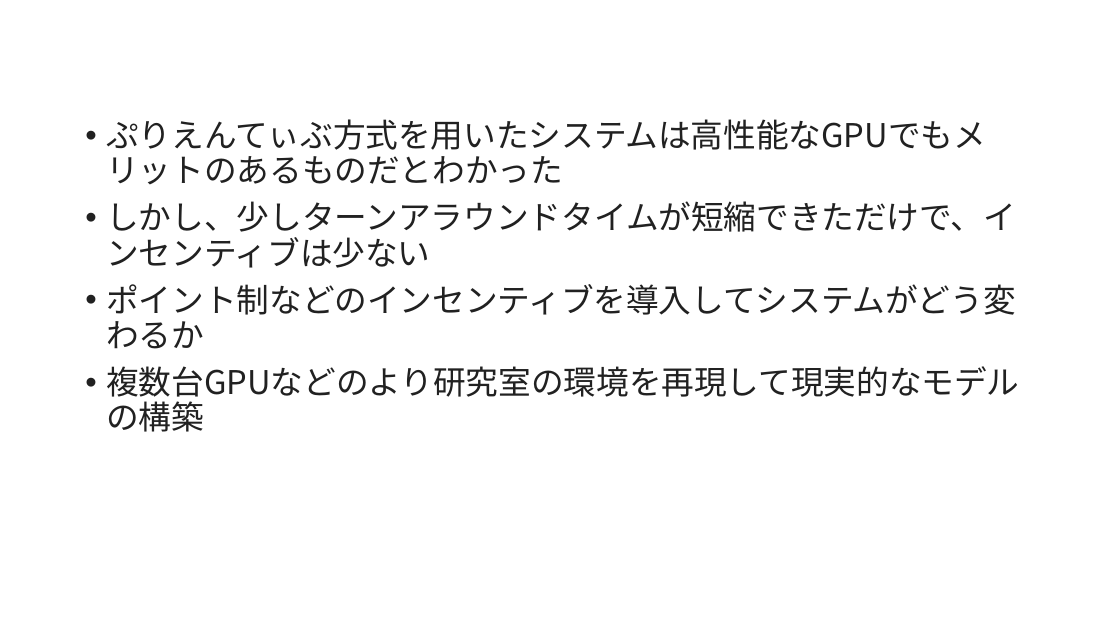
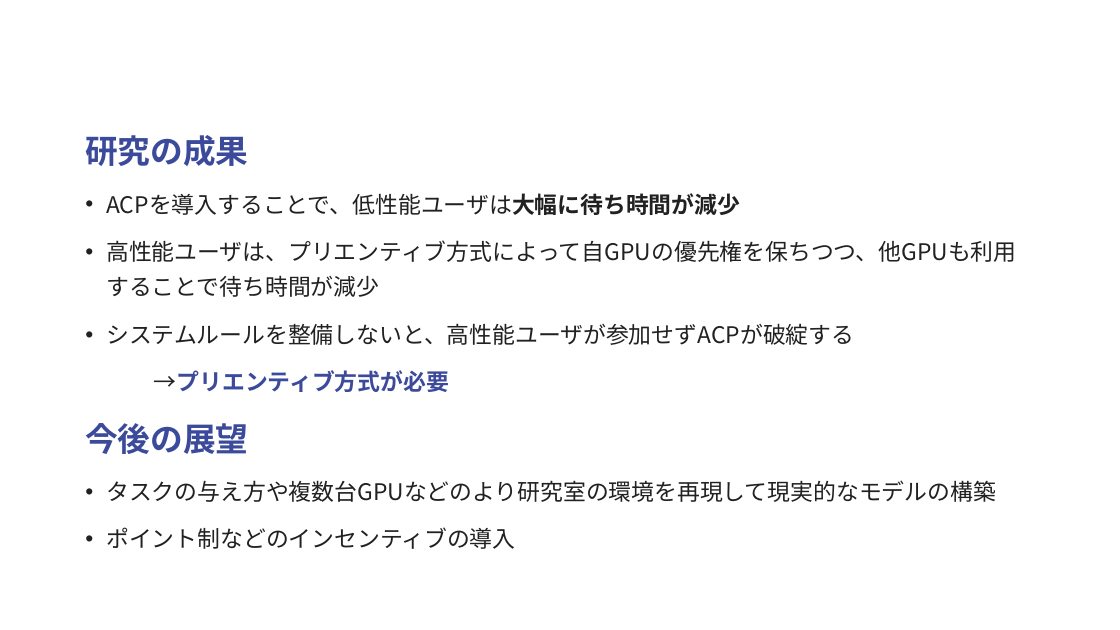
Before and after one commit to sakurai160121-code/simulation, a slide deck: slide 11 of 中間発表資料_櫻井.pptx (slide 12 before the commit). Drawn at 1120x630 pixels with LibreOffice and Linux fonts; fonts in the diff are those of the drawing; background and template pictures are left out. Boxes give left, top, right and bottom in pixels: in the first picture for what was removed or moved away, otherwise in the second. Text is boxed around its words. In the diff, an @@ line names an element or a change of style, - is before the commit and + after.

```diff
--- a/中間発表資料_櫻井.pptx
+++ b/中間発表資料_櫻井.pptx
@@ text at (85, 135, 1016, 549): text changed; size 28 to 19.6 pt @@
-• ぷりえんてぃぶ方式を用いたシステムは高性能なGPUでもメリットのあるものだとわかった
-• しかし、少しターンアラウンドタイムが短縮できただけで、インセンティブは少ない
-• ポイント制などのインセンティブを導入してシステムがどう変わるか
-• 複数台GPUなどのより研究室の環境を再現して現実的なモデルの構築
+研究の成果
+• ACPを導入することで、低性能ユーザは大幅に待ち時間が減少
+• 高性能ユーザは、プリエンティブ方式によって自GPUの優先権を保ちつつ、他GPUも利用することで待ち時間が減少
+• システムルールを整備しないと、高性能ユーザが参加せずACPが破綻する
+→プリエンティブ方式が必要
+今後の展望
+• タスクの与え方や複数台GPUなどのより研究室の環境を再現して現実的なモデルの構築
+• ポイント制などのインセンティブの導入
```
Also in this commit, not shown: 3 other slides changed, 1 slide added, 2 slides removed, 19 other files.
